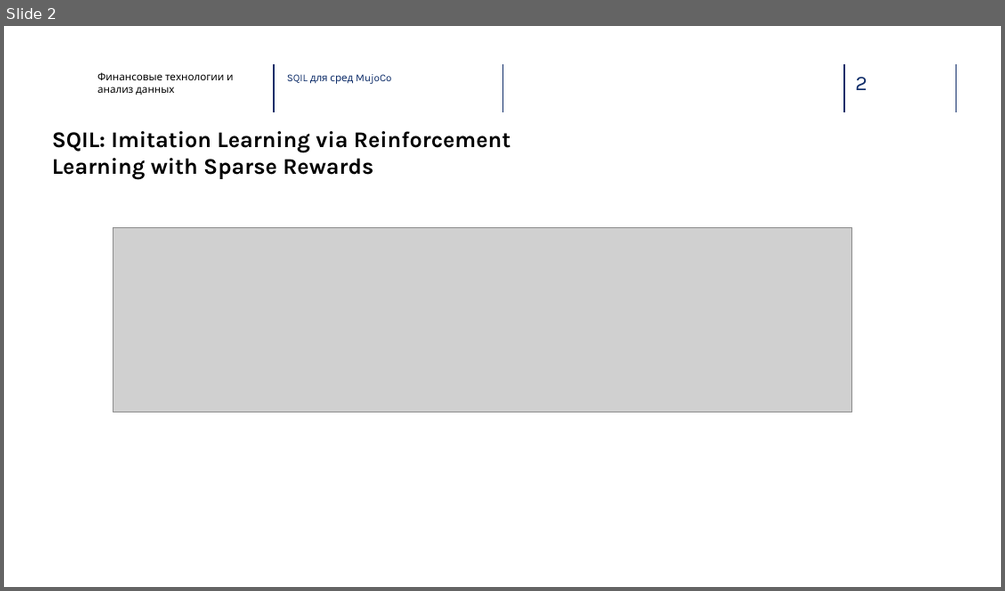
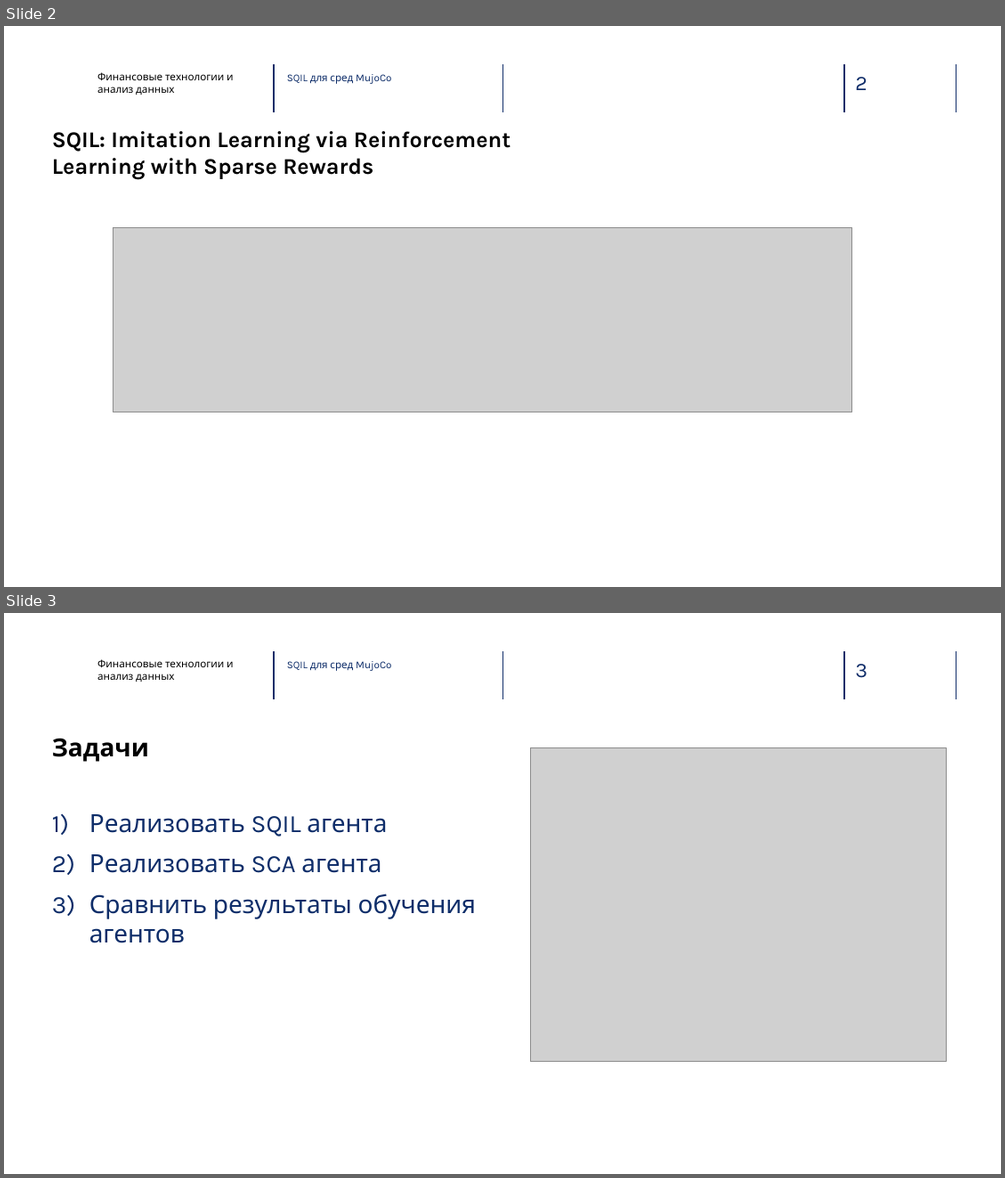
Before and after one commit to NGanzyuk/RL_project, a slide deck: SQIL для сред MuJoCo.pptx. Shown one above the other, each under a label of ours: slide 2 before the commit, slides 2 and 3 after it. The pictures are 1005x591 and 1005x1178 pixels, drawn with LibreOffice and Linux fonts; fonts in the diff are those of the drawing; grey boxes stand for pictures; background and template pictures are left out. Boxes give left, top, right and bottom in pixels: in the first picture for what was removed or moved away, otherwise in the second. Text is boxed around its words. In the diff, an @@ line names an element or a change of style, - is before the commit and + after.

Commit message:
Fix pptx

```diff
--- a/SQIL для сред MuJoCo.pptx
+++ b/SQIL для сред MuJoCo.pptx
@@ slide 3 added at bbox=[4, 613, 1001, 1174], background picture (left out); not listed: 5 template elements that a slide beside it also shows @@
@@ text added at bbox=[97, 659, 234, 682], 10 pt, text #000000 @@
+Финансовые технологии и анализ данных
@@ text added at bbox=[287, 661, 391, 671], 10 pt, text #0E2D69 @@
+SQIL для сред MujoCo
@@ title added at bbox=[52, 738, 149, 762], 24 pt, text #000000, bold @@
+Задачи
@@ picture added at bbox=[531, 748, 947, 1062] @@
@@ text added at bbox=[89, 814, 476, 943], 24 pt, text #0E2D69 @@
+1) Реализовать SQIL агента
+2) Реализовать SCA агента
+3) Сравнить результаты обучения агентов
```
